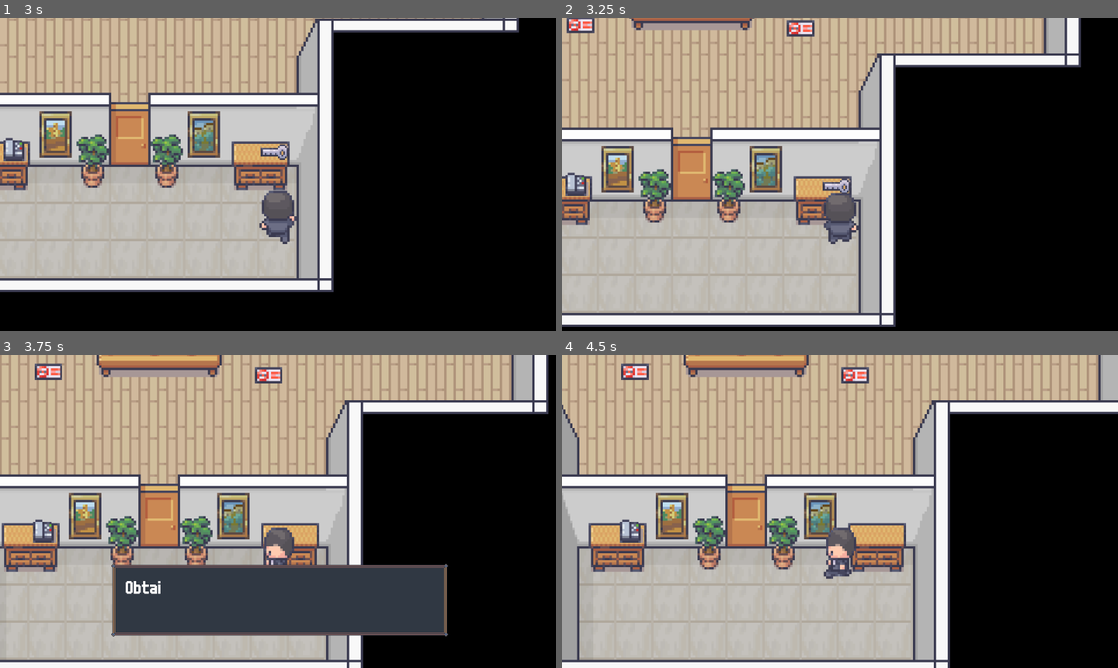
Above: before the commit, frames 1-4 (two rows, left to right).
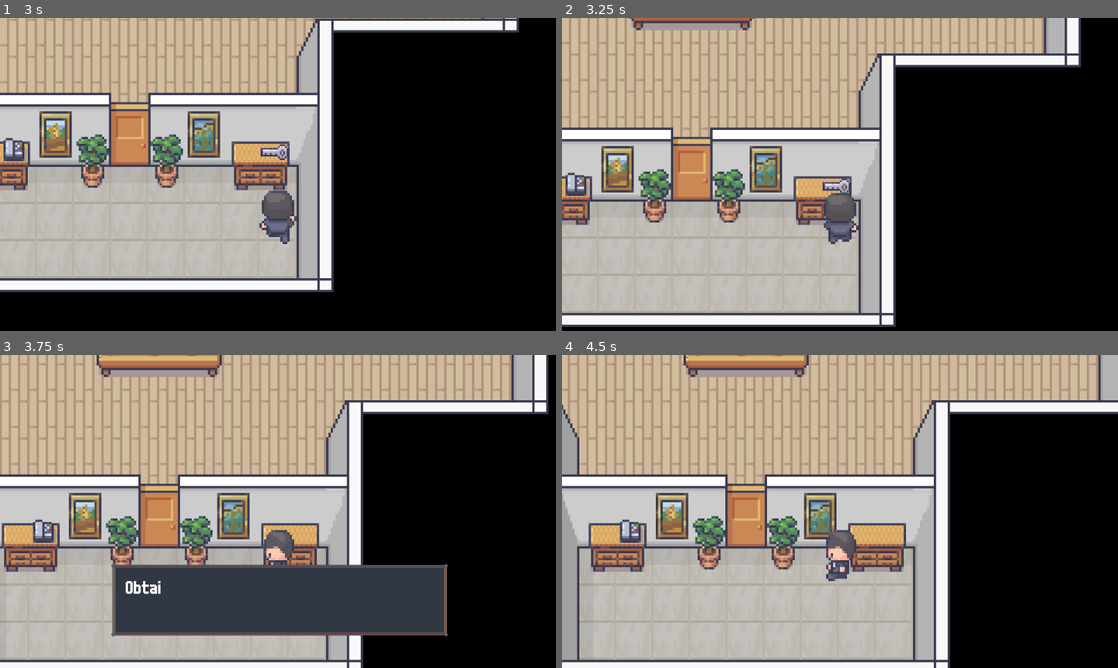
Above: after the commit, the same moments.

Repository: CISC204-S26/hw4-mrcheng-nabilmou
Game: Godot game, scene res://SCENES/OFFICIAL_MAP/Foyer.tscn
The game is run twice, just before and just after one commit, with the same random seed, the same clock (stepped at 60 frames per second) and the same inputs.
Inputs:
- Up to frame 1 (3 s): hold D (Right) 0.53-1.28 s; tap E (Interact) every 0.75 s from 0.6 to 2.85 s; hold S (Down) 1.28-2.03 s; tap Enter at 2 s; hold D (Right) 2.03-2.78 s; hold W (Up) from 2.78 s (still down)
- Up to frame 2 (3.25 s): keep holding W (Up)
- Up to frame 3 (3.75 s): release W (Up) at 3.53 s; hold A (Left) from 3.53 s (still down); tap E (Interact) at 3.6 s
- Up to frame 4 (4.5 s): keep holding A (Left); tap Space at 4.25 s; tap E (Interact) at 4.35 s

Frame 1 is identical in both runs. In frame 2, 0.5% of the frame differs, in the area x 0-46%, y 0-6%; in frame 3, 0.7%; in frame 4, 0.9%, in the area x 10-56%, y 2-73%.

Commit message:
updated notes and player animation
fixed player animation being stuck when interacting.
made it so that after looking at a note player can have internal dialogue to basically give player objectives

Diff:
--- a/cisc-204-pair-project/SCENES/OFFICIAL_MAP/Foyer.tscn
+++ b/cisc-204-pair-project/SCENES/OFFICIAL_MAP/Foyer.tscn
@@ -11,7 +11,6 @@
 [ext_resource type="PackedScene" uid="uid://b8pglx8m44ayp" path="res://SCENES/INTERACTABLES/KeycardDoor.tscn" id="8_w31n0"]
 [ext_resource type="PackedScene" uid="uid://bn67onos3vkvd" path="res://SCENES/PLAYER/Player.tscn" id="9_vrsv7"]
 [ext_resource type="PackedScene" uid="uid://chnltqg4pb04r" path="res://SCENES/INTERACTABLES/HallSceneChanger.tscn" id="10_c6yas"]
-[ext_resource type="PackedScene" uid="uid://b4dpu5rd4wm6u" path="res://SCENES/INTERACTABLES/Keycard.tscn" id="12_an0pu"]
 
 [node name="Foyer" type="Node2D" unique_id=53470815]
 script = ExtResource("1_an0pu")
@@ -41,6 +40,7 @@
 [node name="Note" parent="." unique_id=1528998479 instance=ExtResource("7_7n44a")]
 position = Vector2(-123, -181)
 note_text = "Heres the situation. We have a leak. Someone let some confidential information slip about what it is we do …(193 unchanged characters)…
+dialogue_lines = Array[String](["I should head to the OFFICE to get my LEVEL 1 KEYCARD"])
 
 [node name="KeycardDoor" parent="." unique_id=918274409 instance=ExtResource("8_w31n0")]
 position = Vector2(16, -288)
@@ -73,11 +73,3 @@
 
 [node name="FromLabHall" type="Marker2D" parent="." unique_id=797840263 groups=["spawn_point"]]
 position = Vector2(-336, -67)
-
-[node name="Keycard" parent="." unique_id=1569729701 instance=ExtResource("12_an0pu")]
-position = Vector2(-80, -56)
-keycard_level = 1
-
-[node name="Keycard2" parent="." unique_id=346668782 instance=ExtResource("12_an0pu")]
-position = Vector2(110, -53)
-keycard_level = 2
--- a/cisc-204-pair-project/SCRIPTS/interactable.gd
+++ b/cisc-204-pair-project/SCRIPTS/interactable.gd
@@ -76,16 +76,26 @@
 	var player = get_tree().get_first_node_in_group("player")
 
 	if note_ui.visible:
+		# ------ CLOSE NOTE ------------
 		note_ui.visible = false
-		if player:
-			player.can_move = true
-		note_pickup.play()
+		if note_pickup:
+			note_pickup.play()
+
+		if not dialogue_lines.is_empty() and dialogue_ui != null:
+			await get_tree().create_timer(0.3).timeout
+			dialogue_ui.show_text(dialogue_lines)
+		else:
+			if player:
+				player.can_move = true
+
 	else:
+		# --------- OPEN NOTE -----------
 		note_label.text = note_text
 		note_ui.visible = true
 		if player:
 			player.can_move = false
-		note_pickup.play()
+		if note_pickup:
+			note_pickup.play()
 
 
 func _on_note_area_2d_body_entered(body: Node):
--- a/cisc-204-pair-project/SCRIPTS/player.gd
+++ b/cisc-204-pair-project/SCRIPTS/player.gd
@@ -25,8 +25,11 @@
 
 
 func _physics_process(_delta: float) -> void:
-	if not can_move or moving:
-		return
+	if not can_move:
+			update_animation(Vector2.ZERO)
+			return
+	if moving:
+			return
 
 	var input_direction = Vector2.ZERO
 
